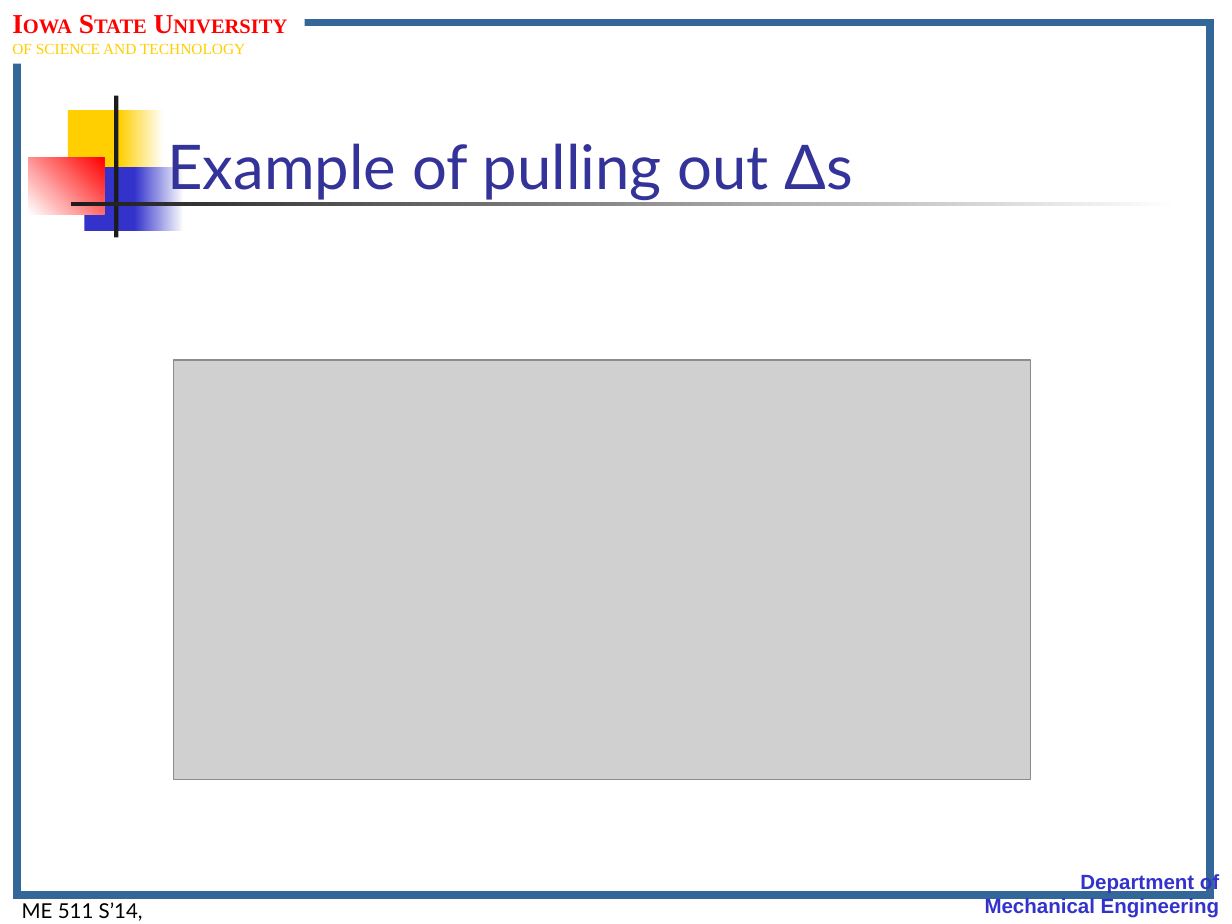
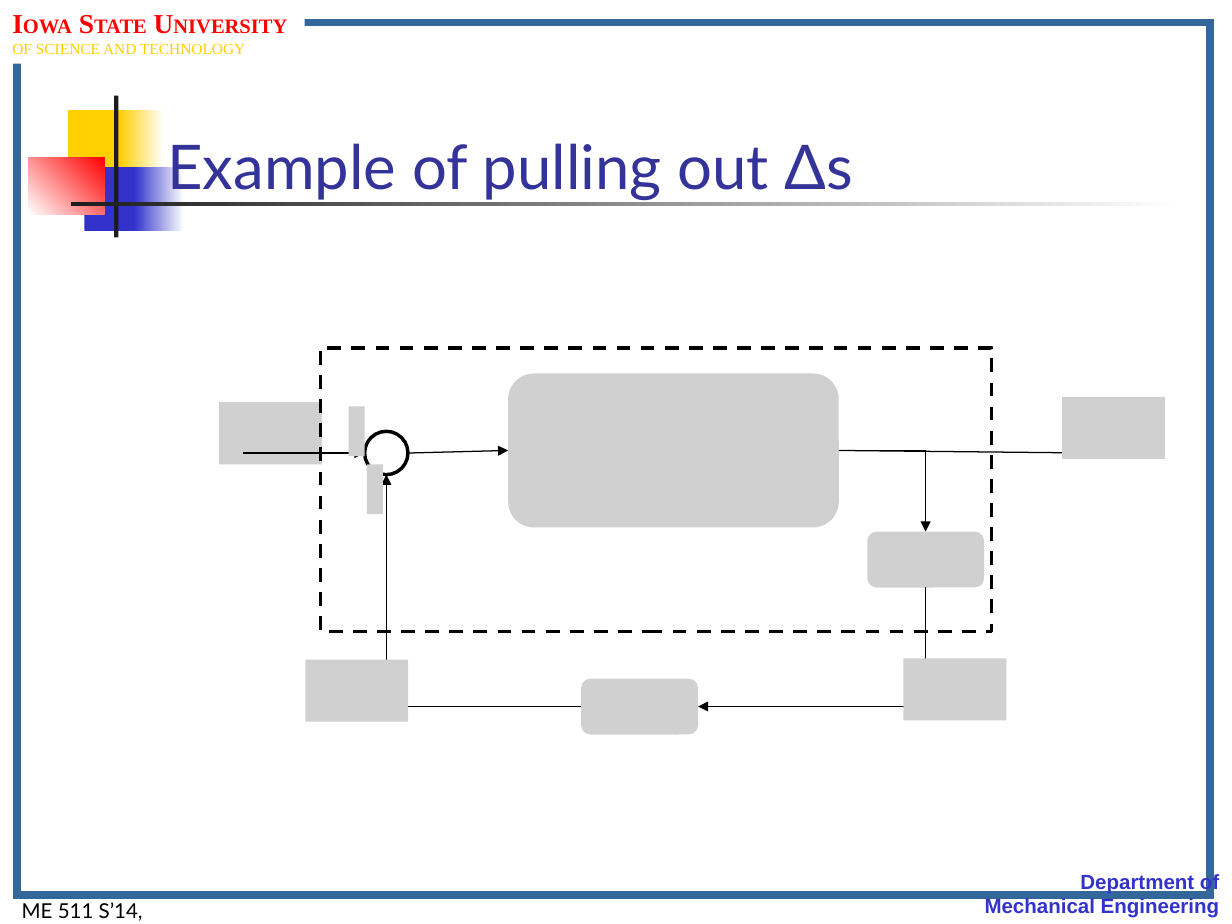
Before and after one commit to jasonnicholson/ME_511_Spring_2014_Lectures, a slide deck: slide 18 of me511_S14__Lect.Notes_Set17.pptm. Drawn at 1232x924 pixels with LibreOffice and Linux fonts; fonts in the diff are those of the drawing; grey boxes stand for pictures; background and template pictures are left out. Boxes give left, top, right and bottom in pixels: in the first picture for what was removed or moved away, otherwise in the second. Text is boxed around its words. In the diff, an @@ line names an element or a change of style, - is before the commit and + after.

```diff
--- a/me511_S14__Lect.Notes_Set17.pptm
+++ b/me511_S14__Lect.Notes_Set17.pptm
@@ picture removed at [174, 360, 1030, 779] @@
@@ group added at [219, 347, 1165, 734]: 9 pictures, 3 arrows, 3 elbow arrows, 1 rectangle, 1 ellipse @@
```
Also in this commit, not shown: 10 other slides changed, 3 slides added, 3 slides removed, 2 other files.
